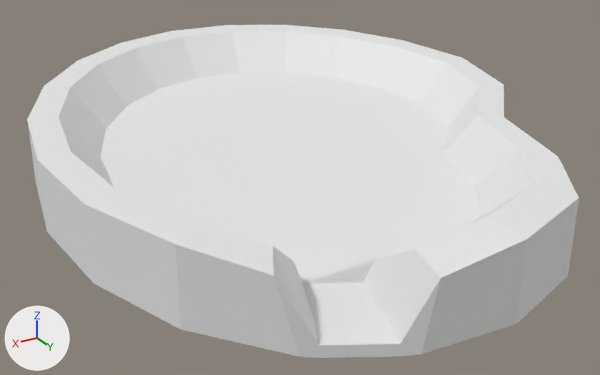
The OBJ model Mess About/Assets/3D Models Prefabs/lagoon pond 1.obj, before and after one commit.
The view is the same before and after, from a camera (50 mm lens) standing at (8.34, -5.74, 1.97) and looking at (5.8, -9.97, -0.14). Lighting does not change. The marker at lower left points along +X, +Y and +Z. Where no turn or scale is listed for an object, it has been applied to the vertices.

The first picture shows 'Cylinder.022_Cylinder.023'.
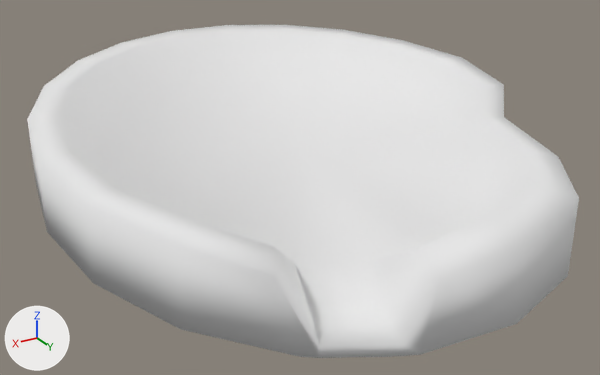
Changed parts and their boxes [x1, y1, x2, y2] in the pictures (600 x 375 px):
part 1 of me_cylinder_022_cylinder_023, built on
    both: [100, 72, 481, 313]

Edits to the bpy script that builds the scene:
```text
Change me_cylinder_022_cylinder_023:
    used by ob_cylinder_022_cylinder_023; location = (0.0, 0.0, 0.0)
    remove me_cylinder_022_cylinder_023.from_pydata(...)  # 92 vertices, 71 faces; spans x 4.14..7.44, y -12.33..-7.92, z -0.02..0.4
    add me_cylinder_022_cylinder_023.from_pydata(...)  # 92 vertices, 113 faces; spans x 4.14..7.44, y -12.33..-7.92, z -0.02..0.4
    me_cylinder_022_cylinder_023 part 1
    2 vertices are removed from x 6.32..6.57, y -8.67..-8.53, z 0.01
    5 faces are deleted
    2 vertices are added at (5.83, -9.99, -0.01), (5.83, -10.0, 0.12)
    47 new faces join them
    me_cylinder_022_cylinder_023 part 2: the surface is now shaded smooth
```
